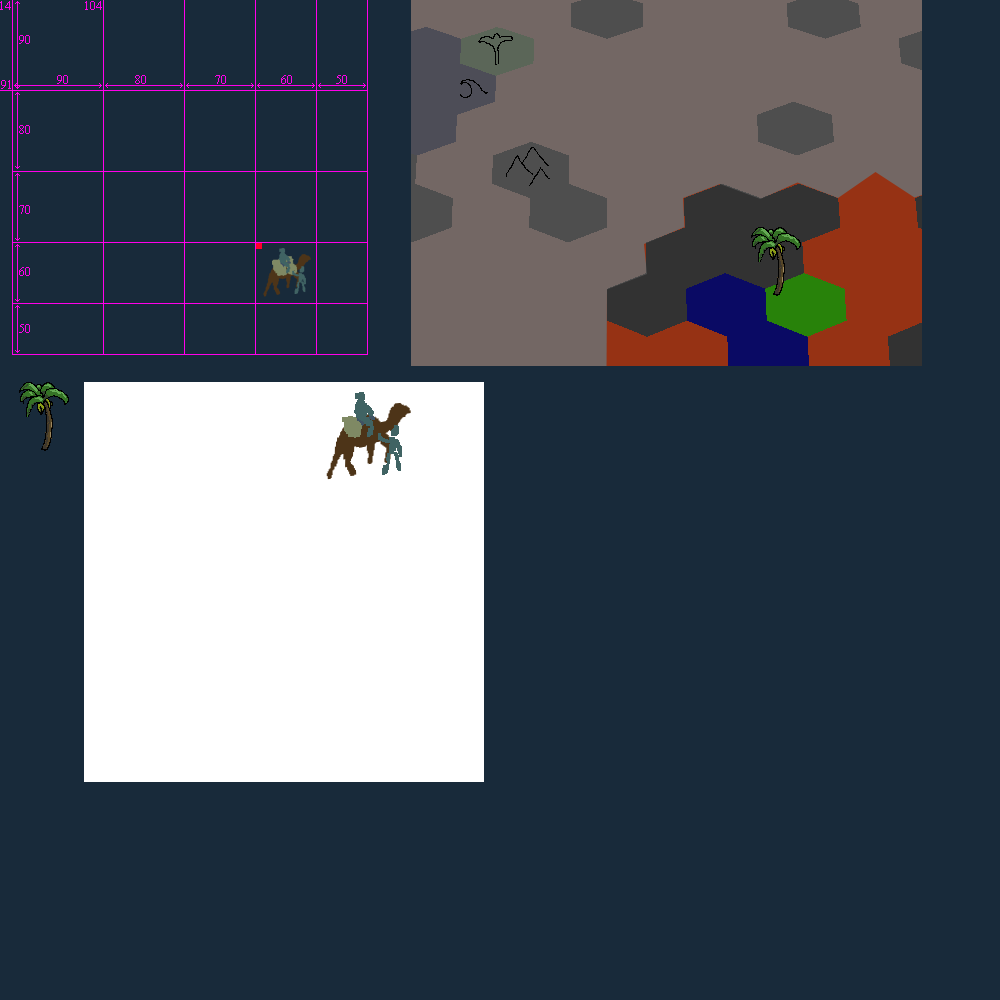
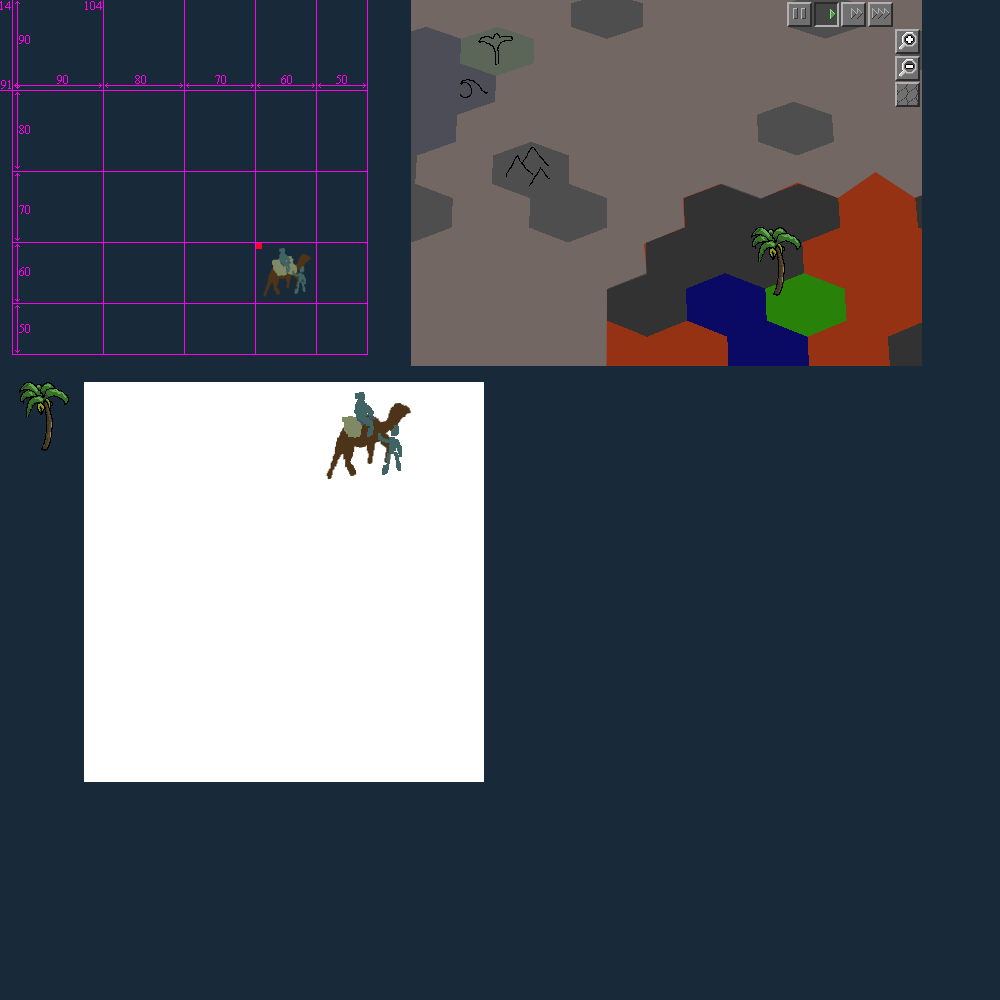
Layer changes from the first 1000px x 1000px image to the second:
added layer "Слой 10" above "Слой 7" over [787, 2, 920, 107]
